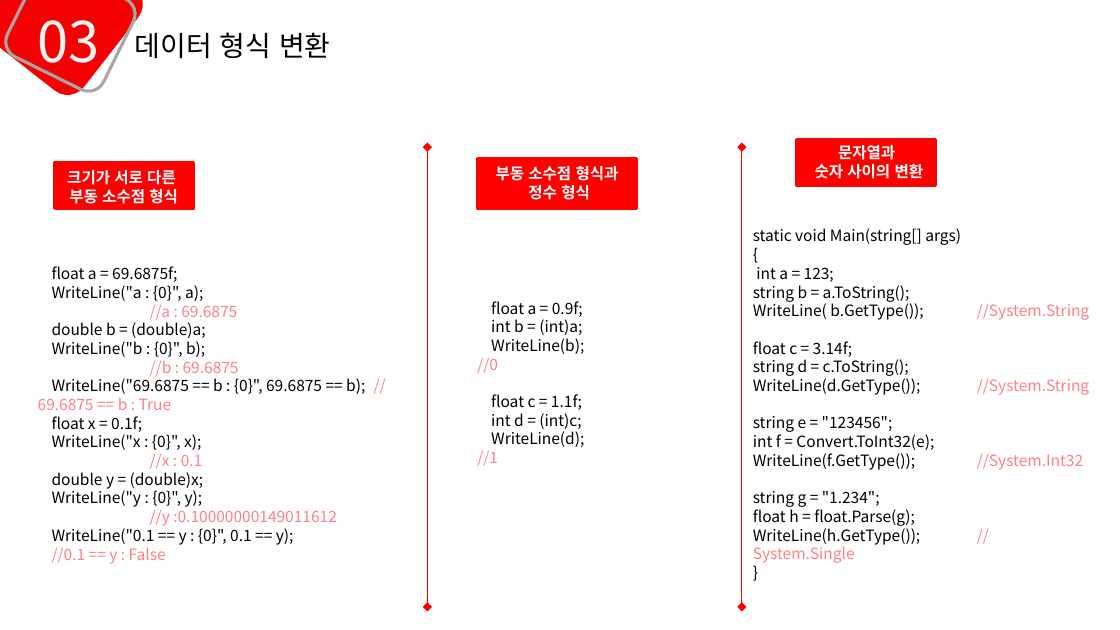
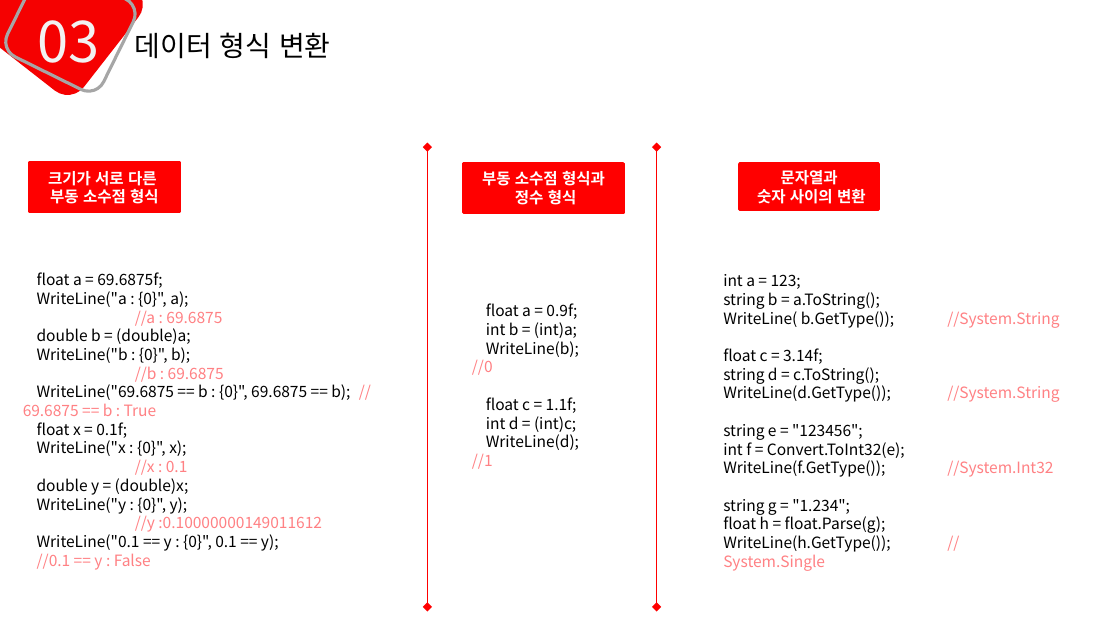
Before and after one commit to mins1119/C-, a slide deck: slide 13 of 1주차.pptx. Drawn at 1120x630 pixels with LibreOffice and Linux fonts; fonts in the diff are those of the drawing. Boxes give left, top, right and bottom in pixels: in the first picture for what was removed or moved away, otherwise in the second. Text is boxed around its words. In the diff, an @@ line names an element or a change of style, - is before the commit and + after.

```diff
--- a/1주차.pptx
+++ b/1주차.pptx
@@ double arrow moved from (741, 147) - (741, 607) to (656, 147) - (656, 607) @@
@@ text "크기가 서로 다른": place and size @@
-text "크기가 서로 다른" at bbox=[67, 170, 178, 204]
+text "크기가 서로 다른" at bbox=[48, 171, 159, 204]
@@ rectangle: place and size @@
-rectangle at bbox=[55, 162, 194, 208]
+rectangle at bbox=[30, 162, 179, 212]
@@ 2 texts, 1 rectangle: place and size @@
-2 texts, 1 rectangle at bbox=[38, 159, 636, 564]
+2 texts, 1 rectangle at bbox=[23, 164, 623, 570]
@@ text "문자열과": place and size @@
-text "문자열과" at bbox=[815, 145, 924, 179]
+text "문자열과" at bbox=[757, 170, 866, 204]
@@ rectangle: place and size @@
-rectangle at bbox=[797, 140, 936, 186]
+rectangle at bbox=[739, 164, 878, 209]
@@ text at bbox=[753, 228, 961, 245]: paragraphs removed @@
-static void Main(string[] args)
-{
@@ text at bbox=[723, 274, 1059, 571]: paragraph removed @@
-}
@@ text "int a = 123;": place and size @@
-text "int a = 123;" at bbox=[753, 228, 1089, 563]
+text "int a = 123;" at bbox=[723, 274, 1059, 571]
@@ text "float a = 0.9f;": place and size @@
-text "float a = 0.9f;" at bbox=[477, 301, 584, 466]
+text "float a = 0.9f;" at bbox=[472, 303, 579, 469]
```
Also in this commit, not shown: 3 other slides changed.
